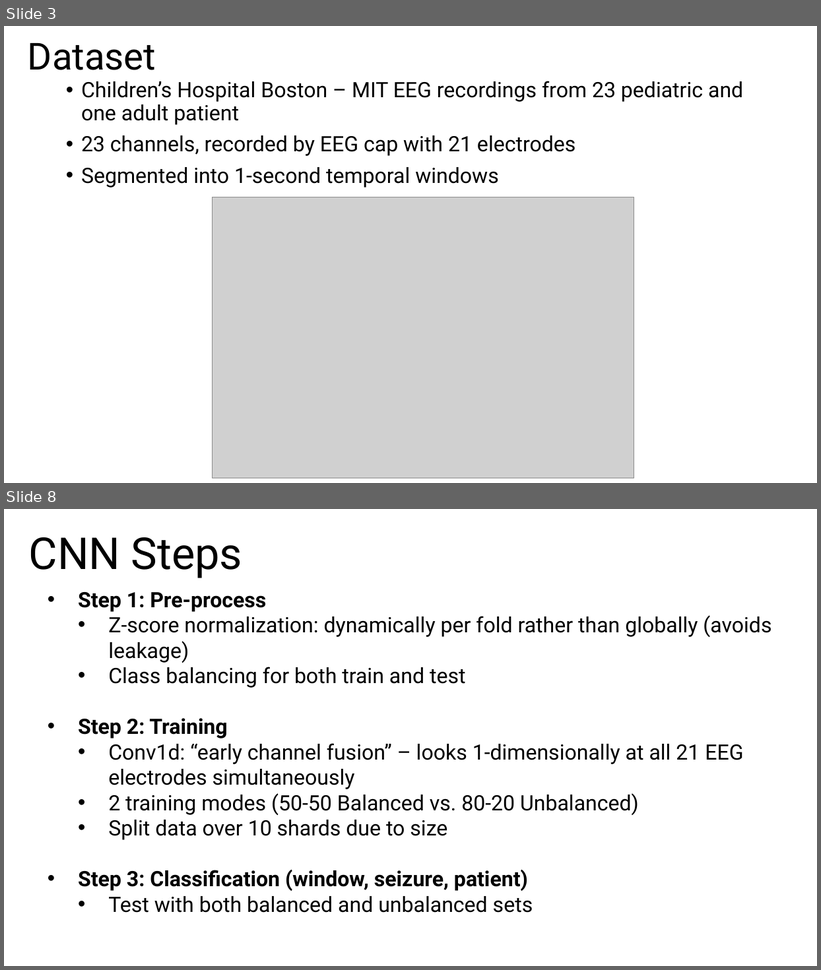
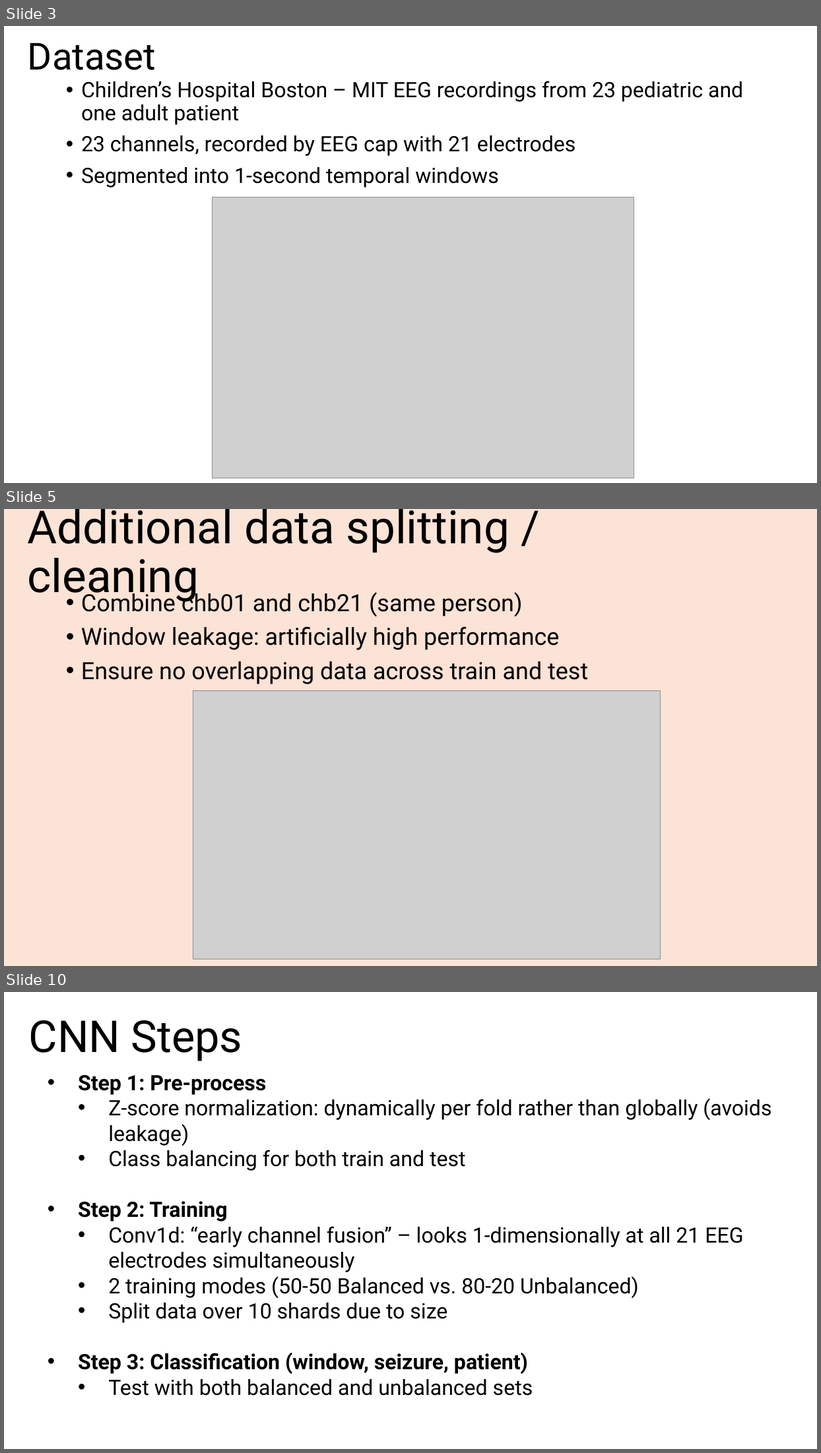
Before and after one commit to eshin21/EpilepsyDeepLearning, a slide deck: Group 3 Seizures Deep Learning Presentation.pptx. Shown one above the other, each under a label of ours: slides 3 and 8 before the commit, slides 3, 5 and 10 after it; the slides between them are not shown. The pictures are 821x970 and 821x1453 pixels, drawn with LibreOffice and Linux fonts; fonts in the diff are those of the drawing; grey boxes stand for pictures. Boxes give left, top, right and bottom in pixels: in the first picture for what was removed or moved away, otherwise in the second. Text is boxed around its words. In the diff, an @@ line names an element or a change of style, - is before the commit and + after.

```diff
--- a/Group 3 Seizures Deep Learning Presentation.pptx
+++ b/Group 3 Seizures Deep Learning Presentation.pptx
@@ slide 5 added at <box>4,509,817,966</box>, background #FBE3D6 @@
@@ title added at <box>27,509,510,603</box>, 54 pt, text #000000 @@
+Additional data splitting / cleaning
@@ text added at <box>81,589,588,685</box>, 28 pt, text #000000 @@
+• Combine chb01 and chb21 (same person)
+• Window leakage: artificially high performance
+• Ensure no overlapping data across train and test
@@ picture added at <box>193,691,661,959</box> @@
@@ what was slide 8 is now slide 10 @@
```
Also in this commit, not shown: 8 slides changed, 3 other slides added, 2 slides removed, 5 other files.
